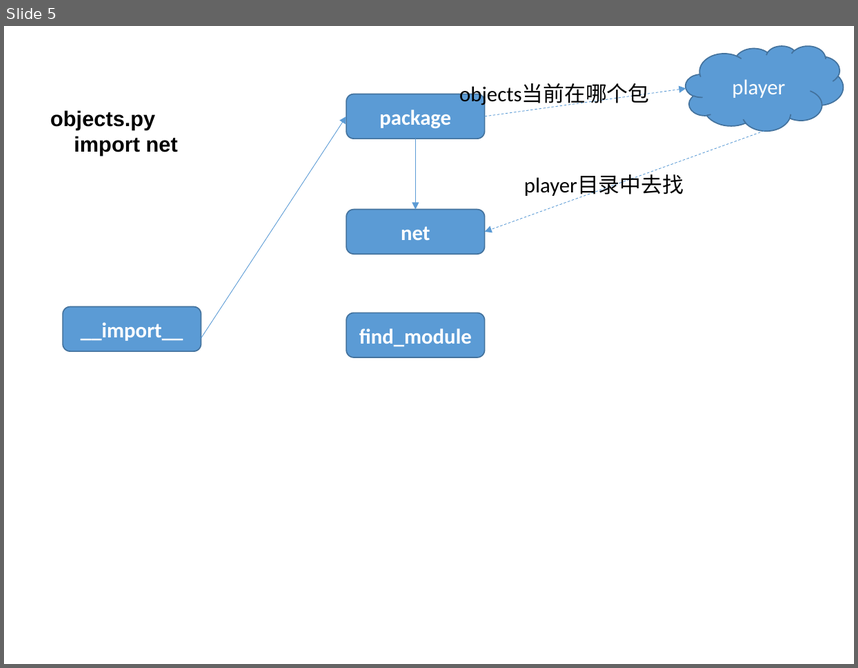
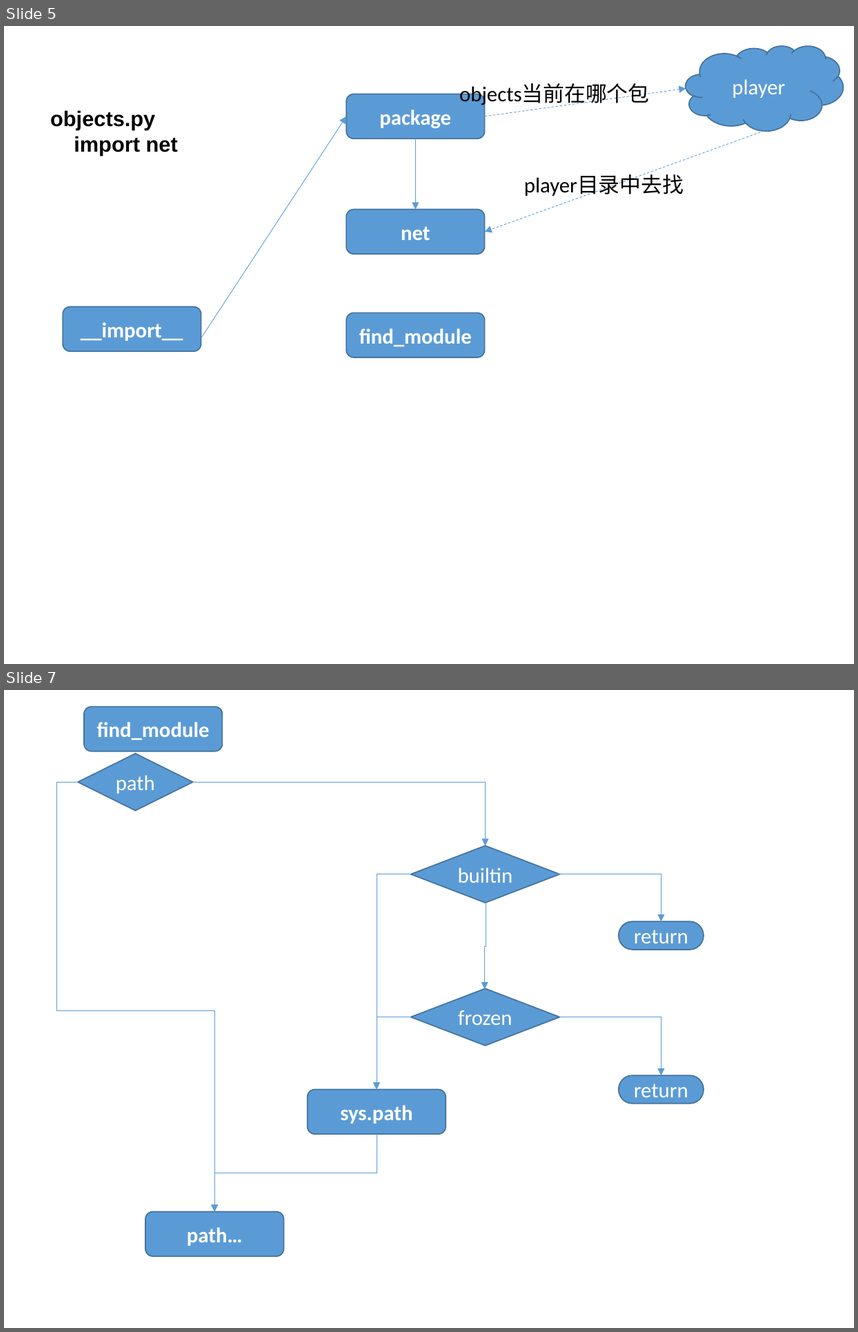
Before and after one commit to menfeng/studynote, a slide deck: python/source code/import/import.pptx. Shown one above the other, each under a label of ours: slide 5 before the commit, slides 5 and 7 after it; the slides between them are not shown. The pictures are 858x668 and 858x1332 pixels, drawn with LibreOffice and Linux fonts; fonts in the diff are those of the drawing. Boxes give left, top, right and bottom in pixels: in the first picture for what was removed or moved away, otherwise in the second. Text is boxed around its words. In the diff, an @@ line names an element or a change of style, - is before the commit and + after.

```diff
--- a/python/source code/import/import.pptx
+++ b/python/source code/import/import.pptx
@@ slide 7 added at [4,690,854,1328], background #FFFFFF @@
@@ rounded rectangle added at [84,707,223,751], fill #5B9BD5, outline #43739E 1 pt, 18 pt, text #FFFFFF, bold @@
+find_module
@@ diamond added at [78,753,193,811], fill #5B9BD5, outline #43739E 1 pt, 18 pt, text #FFFFFF @@
+path
@@ elbow arrow added from (78, 782) to (215, 1211), #5B9BD5 0.5 pt @@
@@ elbow arrow added from (193, 782) to (485, 845), #5B9BD5 0.5 pt @@
@@ diamond added at [411,845,560,903], fill #5B9BD5, outline #43739E 1 pt, 18 pt, text #FFFFFF @@
+builtin
@@ elbow arrow added from (411, 874) to (377, 1090), #5B9BD5 0.5 pt @@
@@ elbow arrow added from (557, 874) to (661, 921), #5B9BD5 0.5 pt @@
@@ elbow arrow added from (486, 903) to (484, 989), #5B9BD5 0.5 pt @@
@@ pill shape added at [619,921,704,949], fill #5B9BD5, outline #43739E 1 pt, 18 pt, text #FFFFFF @@
+return
@@ diamond added at [411,988,560,1045], fill #5B9BD5, outline #43739E 1 pt, 18 pt, text #FFFFFF @@
+frozen
@@ elbow arrow added from (411, 1016) to (377, 1090), #5B9BD5 0.5 pt @@
@@ elbow arrow added from (560, 1016) to (661, 1075), #5B9BD5 0.5 pt @@
@@ pill shape added at [619,1075,704,1103], fill #5B9BD5, outline #43739E 1 pt, 18 pt, text #FFFFFF @@
+return
@@ rounded rectangle added at [308,1090,446,1134], fill #5B9BD5, outline #43739E 1 pt, 18 pt, text #FFFFFF, bold @@
+sys.path
@@ elbow arrow added from (377, 1134) to (215, 1211), #5B9BD5 0.5 pt @@
@@ rounded rectangle added at [145,1211,283,1255], fill #5B9BD5, outline #43739E 1 pt, 18 pt, text #FFFFFF, bold @@
+path…
```
Also in this commit, not shown: 3 other slides added, 2 other files.
